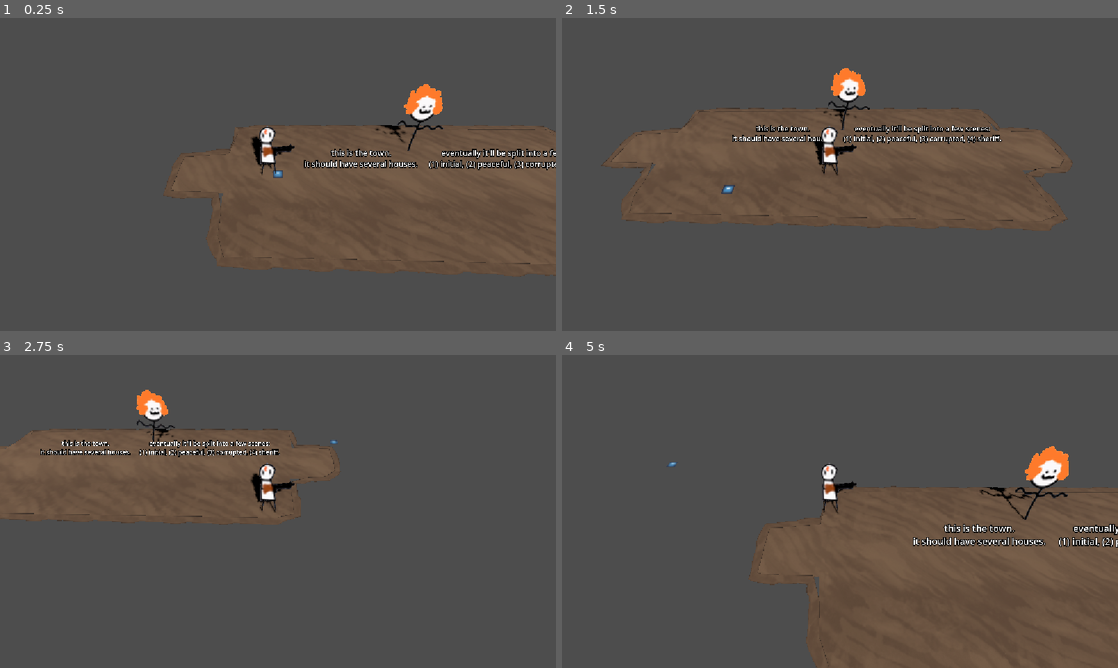
Above: before the commit, frames 1-4 (two rows, left to right).
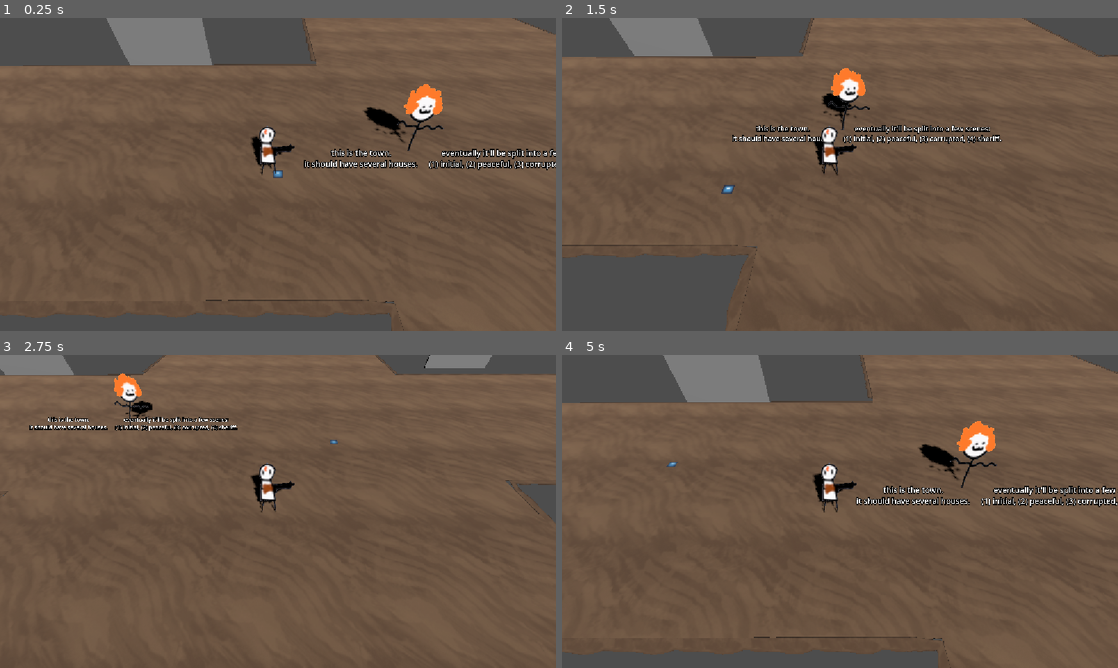
Above: after the commit, the same moments.

Repository: gmuGADIG/DEADSHOT
Game: Godot game, scene res://world/levels/town/level_town_1.tscn
The game is run twice, just before and just after one commit, with the same random seed, the same clock (stepped at 60 frames per second) and the same inputs. This scene is started directly instead of the project's main scene. The engine's default icon, where the game draws it, is replaced by a stand-in: a white triangle on a blue panel in a dark square.
Inputs (mouse positions are in pixels of both pictures, inside the frame that each line leads up to):
- Up to frame 1 (0.25 s): no input
- Up to frame 2 (1.5 s): tap Enter at 0.5 s; move the mouse to (962, 158) at 0.52 s; press the mouse at (962, 158) at 0.53 s; hold D (move_right) 0.53-1.28 s; move the mouse to (728, 190) at 1.27 s; release the mouse at (728, 190) at 1.28 s; hold S (move_down) from 1.28 s (still down); tap E (interact) at 1.35 s
- Up to frame 3 (2.75 s): move the mouse to (333, 442) at 2.02 s; release S (move_down) at 2.03 s; hold D (move_right) from 2.03 s (still down); tap Space (roll) at 2.1 s
- Up to frame 4 (5 s): move the mouse to (812, 574) at 2.77 s; release D (move_right) at 2.78 s; hold W (move_up) 2.78-3.53 s; click (812, 574) at 2.85 s; move the mouse to (1006, 558) at 3.52 s; hold E (interact) 3.53-4.28 s; hold A (move_left) from 3.53 s (still down); move the mouse to (673, 464) at 4.27 s; tap Space (roll) at 4.35 s

The runs differ from the first frame. In frame 1, 53% of the frame differs, in the area x 0-100%, y 0-100%; in frame 2, 52%; in frame 3, 72%; in frame 4, 55%.

Commit message:
Created general floor layout, some whiteboxing

Diff:
--- a/world/levels/town/level_town_1.tscn
+++ b/world/levels/town/level_town_1.tscn
@@ -13,7 +13,7 @@
 
 [sub_resource type="Curve3D" id="Curve3D_j5c1u"]
 _data = {
-"points": PackedVector3Array(0, 0, 0, 0, 0, 0, -5.0477953, 0, 0.21564844, 0, 0, 0, 0, 0, 0, 11.060758, 0, 0.26167277, 0, 0, 0, 0, 0, 0, 11.014733, 0, 1.964576, 0, 0, 0, 0, 0, 0, 13.269929, 0, 2.1026497, 0, 0, 0, 0, 0, 0, 13.17788, 0, 4.49592, 0, 0, 0, 0, 0, 0, 10.876657, 0, 4.7260423, 0, 0, 0, 0, 0, 0, 10.968705, 0, 7.211362, 0, 0, 0, 0, 0, 0, -5.0477953, 0, 6.8431654, 0, 0, 0, 0, 0, 0, -5.1858683, 0, 4.3118224, 0, 0, 0, 0, 0, 0, -7.302991, 0, 4.2657986, 0, 0, 0, 0, 0, 0, -7.349015, 0, 2.2867477, 0, 0, 0, 0, 0, 0, -5.277917, 0, 2.1026497),
+"points": PackedVector3Array(0, 0, 0, 0, 0, 0, -0.06413841, 0, -7.514782, 0, 0, 0, 0, 0, 0, 0.12803817, 0, -39.99015, 0, 0, 0, 0, 0, 0, 23.576307, 0, -39.59797, 0, 0, 0, 0, 0, 0, 23.910992, 0, -7.5492725, 0, 0, 0, 0, 0, 0, 63.82982, 0, -7.638582, 0, 0, 0, 0, 0, 0, 63.691742, 0, 7.404209, 0, 0, 0, 0, 0, 0, 23.81894, 0, 7.3562517, 0, 0, 0, 0, 0, 0, 23.374994, 0, 40.53086, 0, 0, 0, 0, 0, 0, 0.108398676, 0, 40.313683, 0, 0, 0, 0, 0, 0, 0.27349854, 0, 8.078192, 0, 0, 0, 0, 0, 0, -39.898735, 0, 8.140982, 0, 0, 0, 0, 0, 0, -39.990784, 0, -7.489813),
 "tilts": PackedFloat32Array(0, 0, 0, 0, 0, 0, 0, 0, 0, 0, 0, 0)
 }
 point_count = 12
@@ -32,23 +32,34 @@
 curve = SubResource("Curve3D_j5c1u")
 material = ExtResource("2_suwgb")
 
+[node name="Saloon" type="CSGBox3D" parent="." index="2"]
+transform = Transform3D(2.0004485, 0, 0, 0, 1.5672383, 0, 0, 0, 1.5981263, -12.562617, 0.7766113, -10.65599)
+use_collision = true
+size = Vector3(3.676, 2.553, 0.1)
+
+[node name="Sheriff\'s Office" type="CSGBox3D" parent="." index="3"]
+editor_description = "Sheriff's Office"
+transform = Transform3D(1.6531699, 0, 0, 0, 1.2202348, 0, 0, 0, 1.3296973, 30.593292, 1.5532227, -9.857863)
+use_collision = true
+size = Vector3(3.676, 2.553, 0.1)
+
 [node name="Left" type="Node3D" parent="EntryPoints" index="0"]
-transform = Transform3D(1, 0, 0, 0, 1, 0, 0, 0, 1, -5.1420584, 0, 3.0784688)
+transform = Transform3D(1, 0, 0, 0, 1, 0, 0, 0, 1, -33.51223, 0, 0.56269884)
 
 [node name="Right" type="Node3D" parent="EntryPoints" index="1"]
-transform = Transform3D(1, 0, 0, 0, 1, 0, 0, 0, 1, 10.351776, 0, 3.247616)
+transform = Transform3D(1, 0, 0, 0, 1, 0, 0, 0, 1, 56.524643, 0, -0.10400367)
 
 [node name="Left" parent="TransitionAreas" index="0" instance=ExtResource("2_83i12")]
-transform = Transform3D(1, 0, 0, 0, 1, 0, 0, 0, 1, -6.901182, 0, 3.1799572)
+transform = Transform3D(1, 0, 0, 0, 1, 0, 0, 0, 1, -39.371964, 0, -0.1333859)
 target_scene = "uid://bueg0v6pvrthp"
 target_entry_point = "Right"
 
 [node name="Right" parent="TransitionAreas" index="1" instance=ExtResource("2_83i12")]
-transform = Transform3D(1, 0, 0, 0, 1, 0, 0, 0, 1, 12.483023, 0, 3.247616)
+transform = Transform3D(1, 0, 0, 0, 1, 0, 0, 0, 1, 63.177208, 0, -0.065726995)
 target_scene = "uid://crgv6bkolrlyy"
 target_entry_point = "Left"
 
-[node name="Notes" type="Node3D" parent="." index="5"]
+[node name="Notes" type="Node3D" parent="." index="7"]
 
 [node name="Comment" parent="Notes" index="0" instance=ExtResource("4_0hyq2")]
 transform = Transform3D(1, 0, 0, 0, 1, 0, 0, 0, 1, 0.39030218, 0, 3.104404)
@@ -60,7 +71,7 @@
 text = "eventually it'll be split into a few scenes:
 (1) initial, (2) peaceful, (3) corrupted, (4) sheriff."
 
-[node name="NPCs" type="Node3D" parent="." index="6"]
+[node name="NPCs" type="Node3D" parent="." index="8"]
 
 [node name="NPCTest" parent="NPCs" index="0" instance=ExtResource("5_jrcoc")]
 transform = Transform3D(1, 0, 0, 0, 1, 0, 0, 0, 1, 3.444736, 0, 1.1609888)
